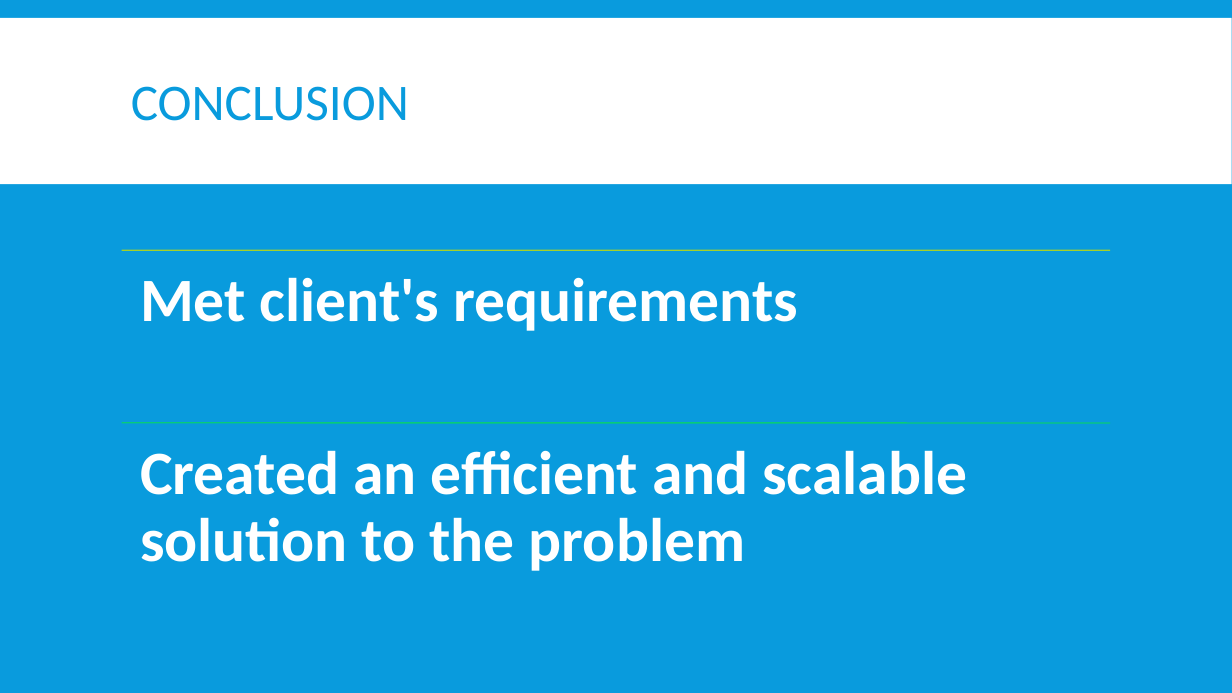
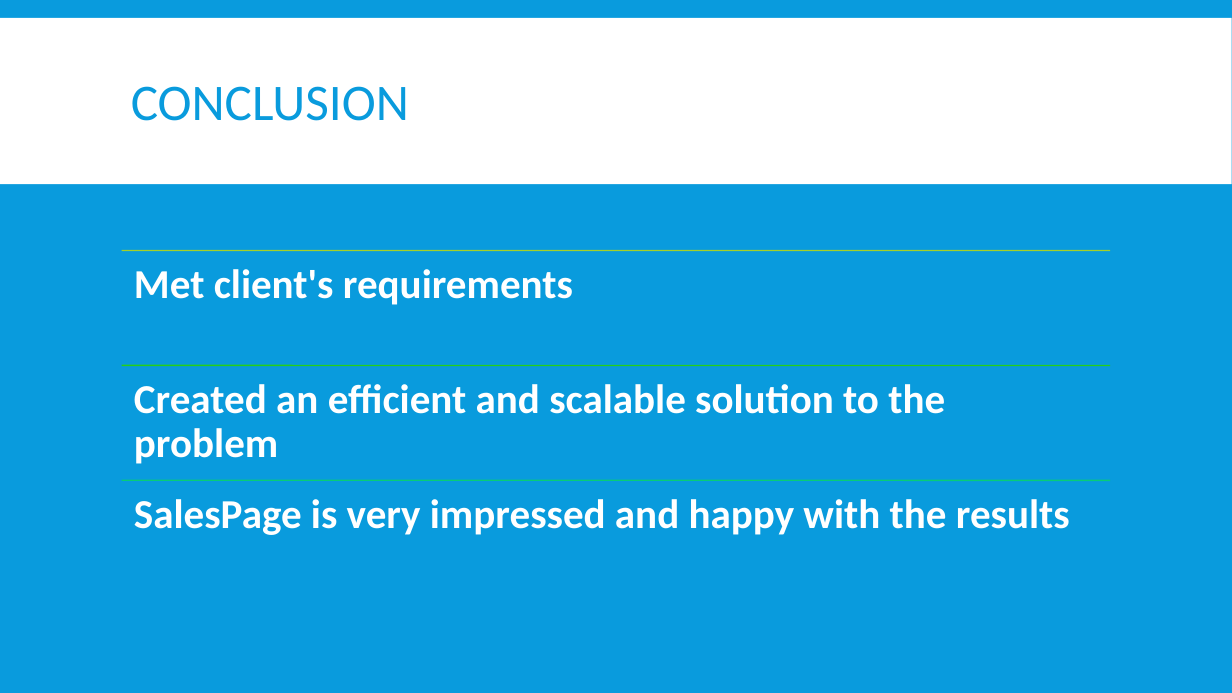
Before and after one commit to OryGregS/SeniorProject, a slide deck: slide 29 of docs/other/FuzzyRecordLinkage.pptx (slide 27 before the commit). Drawn at 1232x693 pixels with LibreOffice and Linux fonts; fonts in the diff are those of the drawing. Boxes give left, top, right and bottom in pixels: in the first picture for what was removed or moved away, otherwise in the second. Text is boxed around its words. In the diff, an @@ line names an element or a change of style, - is before the commit and + after.

```diff
--- a/docs/other/FuzzyRecordLinkage.pptx
+++ b/docs/other/FuzzyRecordLinkage.pptx
@@ text "Met client's requirements" at (x1=134, y1=269, x2=573, y2=305): size 48 to 32 pt; less space between paragraphs @@
@@ text "Created an efficient and scalable ..." at (x1=134, y1=384, x2=945, y2=464): size 48 to 32 pt; less space between paragraphs @@
@@ text "Created an efficient and scalable ..." moved from (x1=140, y1=450, x2=967, y2=571) to (x1=134, y1=384, x2=945, y2=464) @@
@@ line added from (122, 365) to (1111, 365), #27CF17 1 pt @@
@@ line moved from (122, 423) - (1111, 423) to (122, 481) - (1111, 481) @@
@@ text added at (x1=134, y1=499, x2=1070, y2=535), 32 pt, text #FFFFFF, bold @@
+SalesPage is very impressed and happy with the results
```
Also in this commit, not shown: 7 other slides changed, 5 slides added, 3 slides removed, 2 other files.
